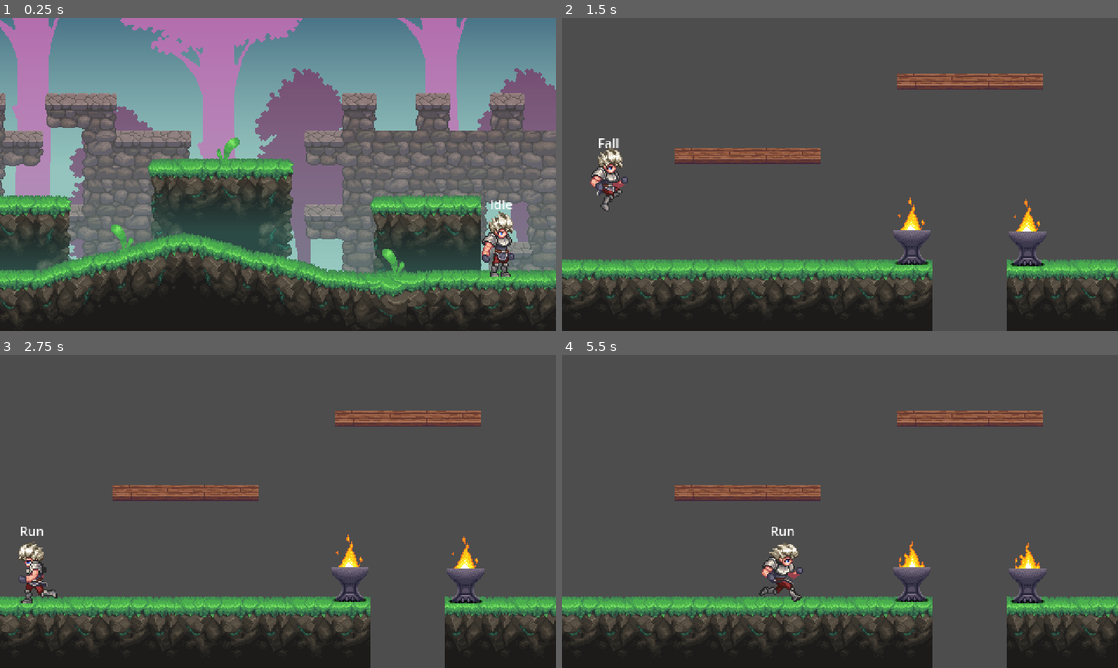
Above: before the commit, frames 1-4 (two rows, left to right).
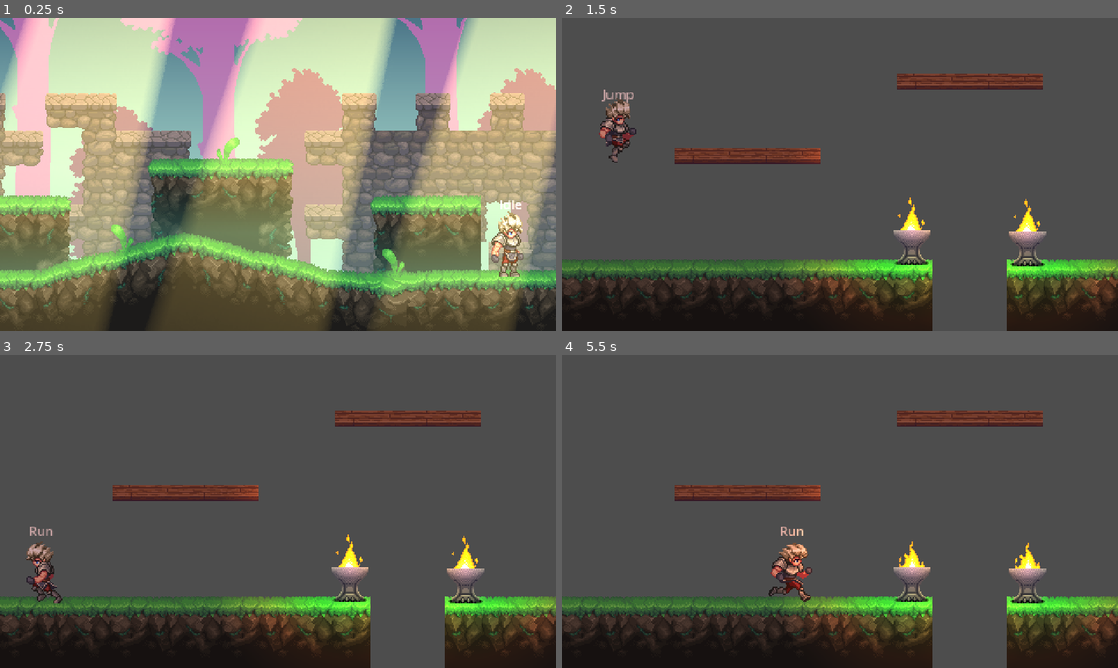
Above: after the commit, the same moments.

Repository: utwoo/Godot-metroidvania-forge
Game: Godot game, scene res://levels/00_forest/01.tscn
Same seed, same stepped clock (60 frames per second), same inputs: the game is played once before the commit and once after it.
Inputs:
- Up to frame 1 (0.25 s): no input
- Up to frame 2 (1.5 s): tap Enter at 0.5 s; hold D (right) from 0.53 s (still down); tap K (jump) at 0.77 s
- Up to frame 3 (2.75 s): tap K (jump) at 1.52 s; release D (right) at 2.03 s; hold A (left) from 2.03 s (still down)
- Up to frame 4 (5.5 s): release A (left) at 2.78 s; hold D (right) 2.78-4.28 s; tap K (jump) at 3.02, 3.77, 4.52 s; hold A (left) 4.28-5.03 s; hold D (right) from 5.03 s (still down)

The runs differ from the first frame. In frame 1, 77% of the frame differs, in the area x 0-100%, y 0-100%; in frame 2, 9.8%; in frame 3, 9.3%; in frame 4, 9.6%.

Commit message:
Chapter 2 - World Building Foundations : 08 2D Environment Lighting

Diff:
--- a/levels/00_forest/01.tscn
+++ b/levels/00_forest/01.tscn
@@ -5,6 +5,7 @@
 [ext_resource type="Script" uid="uid://dncm1bg2vgv7o" path="res://general/scripts/level_bounds.gd" id="3_1pu88"]
 [ext_resource type="PackedScene" uid="uid://en7e2vtj72wn" path="res://general/scenes/LevelTransition.tscn" id="4_vhcel"]
 [ext_resource type="PackedScene" uid="uid://28f38bmicoga" path="res://levels/props/plant.tscn" id="5_qmxb0"]
+[ext_resource type="Texture2D" uid="uid://clnfwb1s4xlt4" path="res://levels/tilesets/sprites/light_stream.jpg" id="6_chwhs"]
 
 [sub_resource type="Gradient" id="Gradient_vhcel"]
 colors = PackedColorArray(0.518, 0.74, 0.703, 0.5019608, 1, 1, 1, 0)
@@ -16,10 +17,14 @@
 fill_from = Vector2(0, 1)
 fill_to = Vector2(0, 0.0028490028)
 
+[sub_resource type="CanvasItemMaterial" id="CanvasItemMaterial_iwh36"]
+blend_mode = 1
+light_mode = 1
+
 [node name="01" type="Node2D" unique_id=431362019]
 
 [node name="Player" parent="." unique_id=1688717268 instance=ExtResource("2_pu3y4")]
-position = Vector2(626, 253)
+position = Vector2(634, 262)
 
 [node name="ParallaxSky" type="Parallax2D" parent="." unique_id=411442888]
 scroll_scale = Vector2(0, 0)
@@ -95,3 +100,46 @@
 
 [node name="Plant4" parent="Node2D" unique_id=715171870 instance=ExtResource("5_qmxb0")]
 position = Vector2(260, 178)
+
+[node name="PointLight2D" type="PointLight2D" parent="." unique_id=1741137042]
+visible = false
+position = Vector2(237.00003, -27.999992)
+rotation = 0.2617994
+color = Color(0.8902065, 0.7786744, 0.45681217, 1)
+energy = 0.5
+shadow_enabled = true
+texture = ExtResource("6_chwhs")
+offset = Vector2(0, 256)
+
+[node name="Parallax2D" type="Parallax2D" parent="." unique_id=925704813]
+rotation = 0.26179937
+scale = Vector2(0.6726262, 0.99999994)
+scroll_scale = Vector2(1.1, 1)
+scroll_offset = Vector2(316, -43)
+
+[node name="Sprite2D" type="Sprite2D" parent="Parallax2D" unique_id=479988473]
+modulate = Color(1.1638972, 0.9482312, 0.3551502, 0.49019608)
+z_index = 3
+material = SubResource("CanvasItemMaterial_iwh36")
+position = Vector2(5.9227753, -8.314392)
+scale = Vector2(0.9999998, 0.9999999)
+texture = ExtResource("6_chwhs")
+offset = Vector2(0, 256)
+
+[node name="Sprite2D2" type="Sprite2D" parent="Parallax2D" unique_id=1531129034]
+modulate = Color(1.1638972, 0.9482312, 0.3551502, 0.49019608)
+z_index = 3
+material = SubResource("CanvasItemMaterial_iwh36")
+position = Vector2(281.67227, -42.483486)
+scale = Vector2(0.99999994, 0.99999994)
+texture = ExtResource("6_chwhs")
+offset = Vector2(0, 256)
+
+[node name="Sprite2D3" type="Sprite2D" parent="Parallax2D" unique_id=1521731391]
+modulate = Color(1.1638972, 0.9482312, 0.3551502, 0.49019608)
+z_index = 3
+material = SubResource("CanvasItemMaterial_iwh36")
+position = Vector2(533.4415, -98.21253)
+scale = Vector2(0.80306524, 0.99999994)
+texture = ExtResource("6_chwhs")
+offset = Vector2(0, 256)
--- a/levels/00_forest/02.tscn
+++ b/levels/00_forest/02.tscn
@@ -8,8 +8,14 @@
 
 [node name="02" type="Node2D" unique_id=1989581114]
 
+[node name="DirectionalLight2D" type="DirectionalLight2D" parent="." unique_id=238557904]
+position = Vector2(254, 148)
+color = Color(0.5529412, 0.27058825, 0.27058825, 1)
+energy = 0.5
+blend_mode = 2
+
 [node name="Player" parent="." unique_id=1688717268 instance=ExtResource("2_uqe0m")]
-position = Vector2(40, 194)
+position = Vector2(44, 225)
 
 [node name="TileMapLayer" type="TileMapLayer" parent="." unique_id=1677566742]
 tile_map_data = PackedByteArray("AAAAAAcAAAABAAAAAAAAAAgAAAABAAEAAAAAAAkAAAABAAIAAAABAAcAAAACAAAAAAABAAgAAAACAAEAAAABAA …(720 unchanged characters)…
--- a/levels/props/torch.tscn
+++ b/levels/props/torch.tscn
@@ -45,8 +45,24 @@
 "speed": 12.0
 }]
 
+[sub_resource type="Gradient" id="Gradient_cxyc4"]
+offsets = PackedFloat32Array(0, 0.20658682, 0.43413174, 0.6826347)
+colors = PackedColorArray(1, 1, 1, 1, 0.13824429, 0.83321005, 0.051297158, 1, 0.8025197, 0.3539065, 0.042370647, 1, 0, 0, 0, 1)
+
+[sub_resource type="GradientTexture2D" id="GradientTexture2D_0c1dt"]
+gradient = SubResource("Gradient_cxyc4")
+width = 256
+height = 256
+fill = 1
+fill_from = Vector2(0.5, 0.5)
+
 [node name="Torch" type="AnimatedSprite2D" unique_id=1505303841]
 sprite_frames = SubResource("SpriteFrames_mlp6d")
 autoplay = "default"
 frame_progress = 0.8976828
 offset = Vector2(0, -32)
+
+[node name="PointLight2D" type="PointLight2D" parent="." unique_id=589844106]
+position = Vector2(0, -30)
+energy = 0.8
+texture = SubResource("GradientTexture2D_0c1dt")
Binary file added: levels/tilesets/sprites/light_stream.jpg
Not shown, added: levels/tilesets/sprites/light_stream.jpg.import
